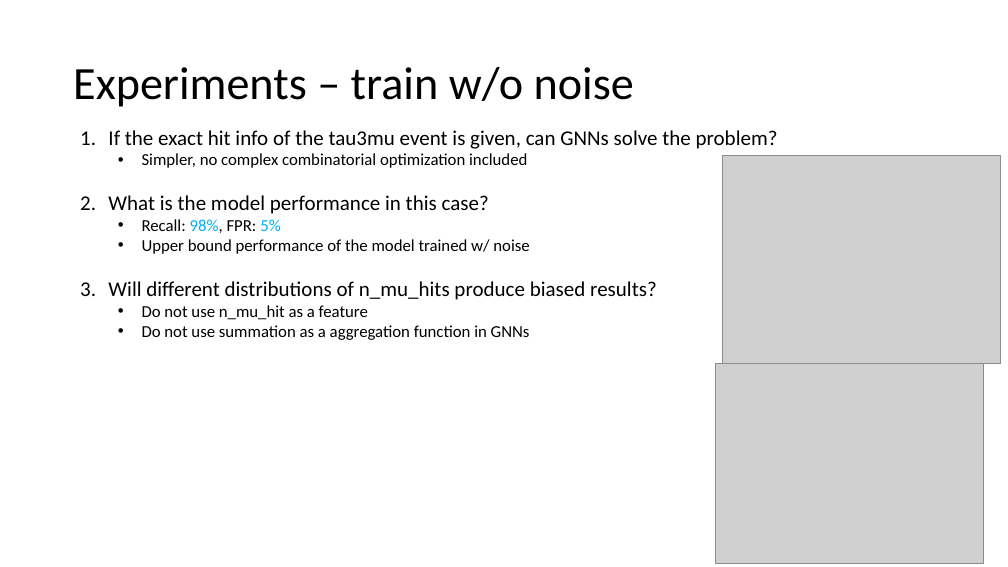
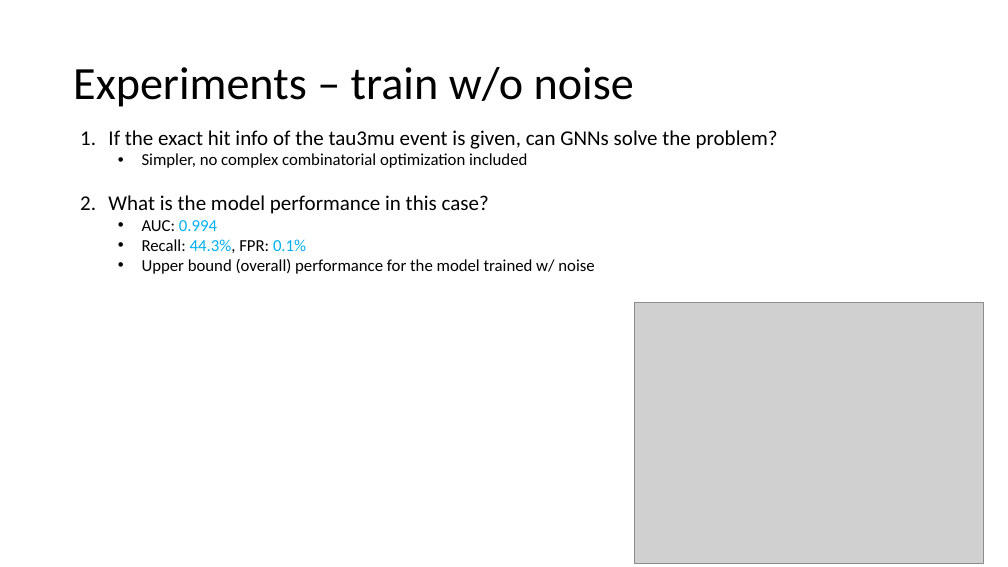
Before and after one commit to ekoenig4/Tau3MuGNNs, a slide deck: slide 9 of Tau3MuGNNs.pptx (slide 8 before the commit). Drawn at 1008x567 pixels with LibreOffice and Linux fonts; fonts in the diff are those of the drawing; grey boxes stand for pictures. Boxes give left, top, right and bottom in pixels: in the first picture for what was removed or moved away, otherwise in the second. Text is boxed around its words. In the diff, an @@ line names an element or a change of style, - is before the commit and + after.

```diff
--- a/Tau3MuGNNs.pptx
+++ b/Tau3MuGNNs.pptx
@@ picture removed at [722,156,1001,363] @@
@@ text at [142,220,594,274]: text changed @@
-  • Recall: 98%, FPR: 5%
-  • Upper bound performance of the model trained w/ noise
-3. Will different distributions of n_mu_hits produce biased results?
-  • Do not use n_mu_hit as a feature
-  • Do not use summation as a aggregation function in GNNs
+  • AUC: 0.994
+  • Recall: 44.3%, FPR: 0.1%
+  • Upper bound (overall) performance for the model trained w/ noise
@@ picture: place and size @@
-picture at [716,364,984,564]
+picture at [635,302,984,563]
```
Also in this commit, not shown: 5 other slides changed, 7 slides added, 4 slides removed, 7 other files.
